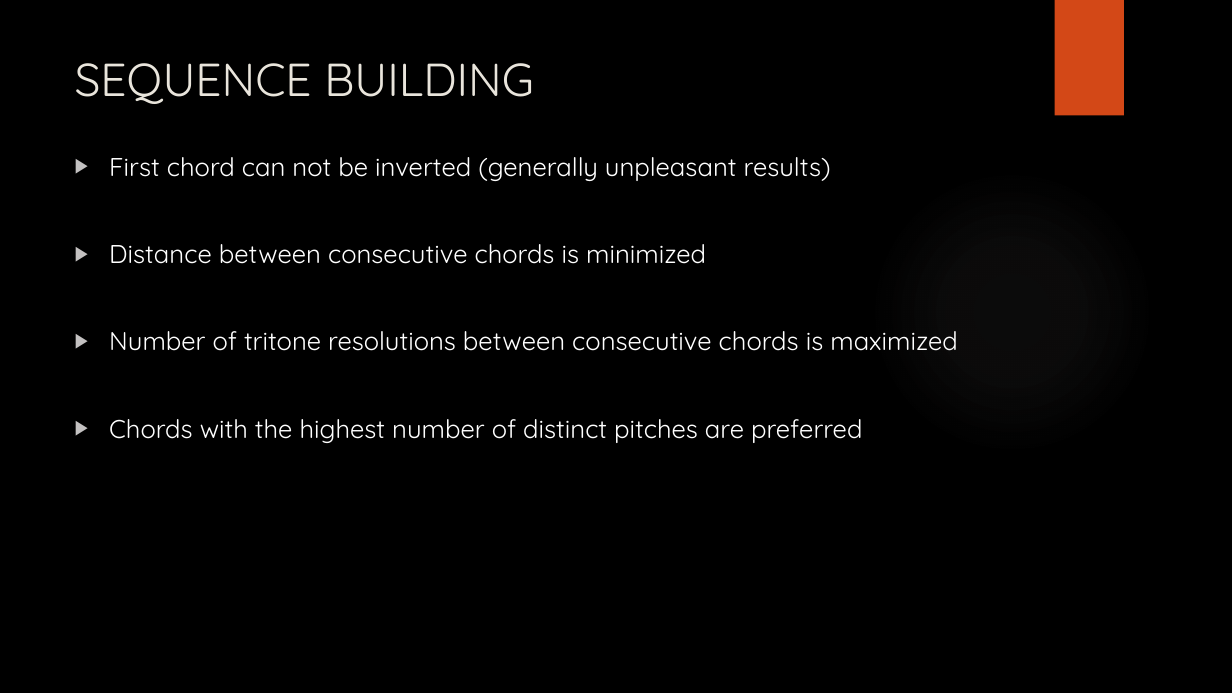
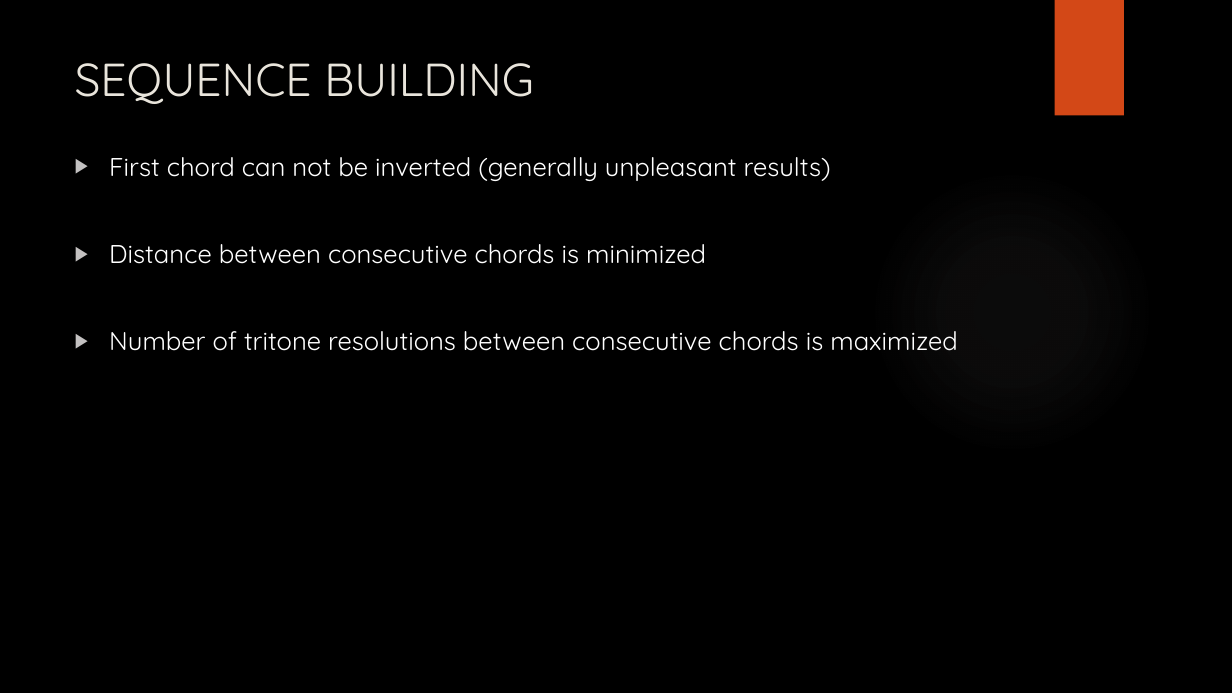
Before and after one commit to korpsvart/TabMaker, a slide deck: slide 10 of TabMaker.pptx (slide 9 before the commit). Drawn at 1232x693 pixels with LibreOffice and Linux fonts; fonts in the diff are those of the drawing; background and template pictures are left out. Boxes give left, top, right and bottom in pixels: in the first picture for what was removed or moved away, otherwise in the second. Text is boxed around its words. In the diff, an @@ line names an element or a change of style, - is before the commit and + after.

```diff
--- a/TabMaker.pptx
+++ b/TabMaker.pptx
@@ text at (109, 419, 862, 443): paragraph removed @@
-▶ Chords with the highest number of distinct pitches are preferred
```
Also in this commit, not shown: 6 other slides changed, 2 slides added, 1 slide removed, 1 other file.
